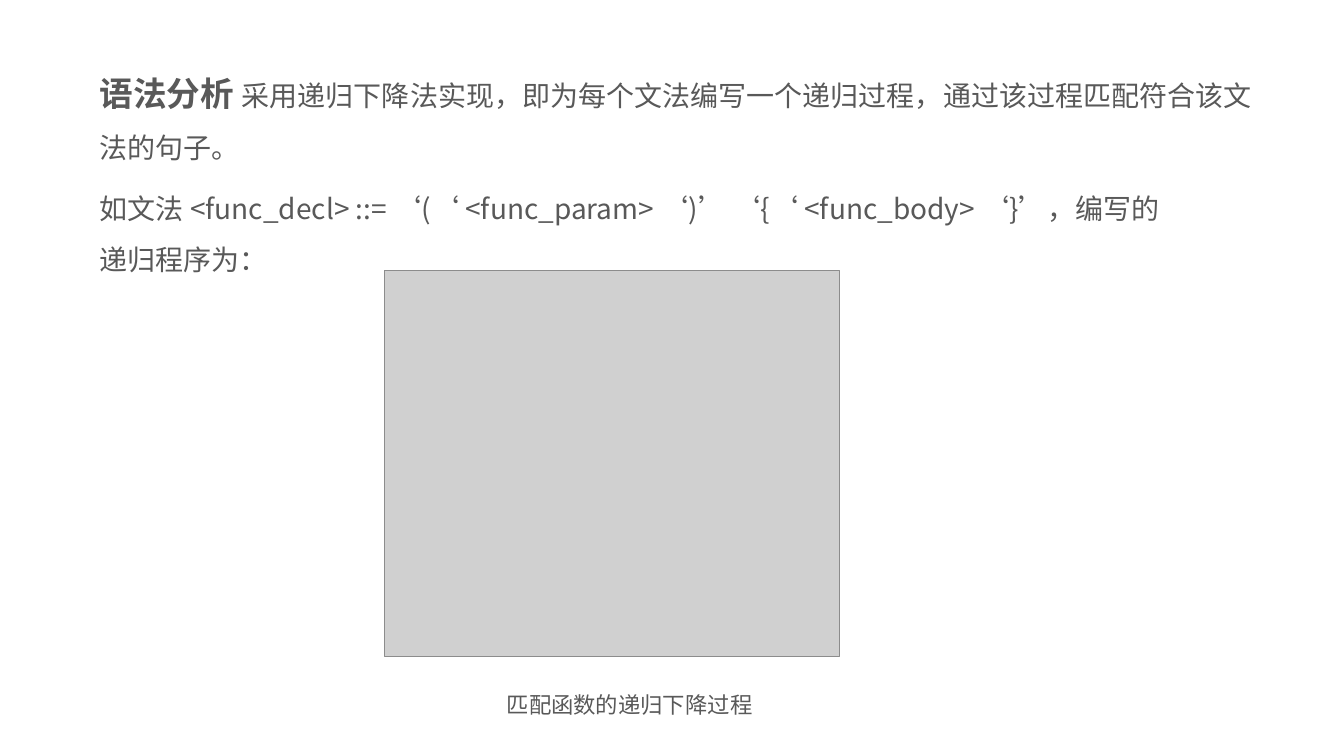
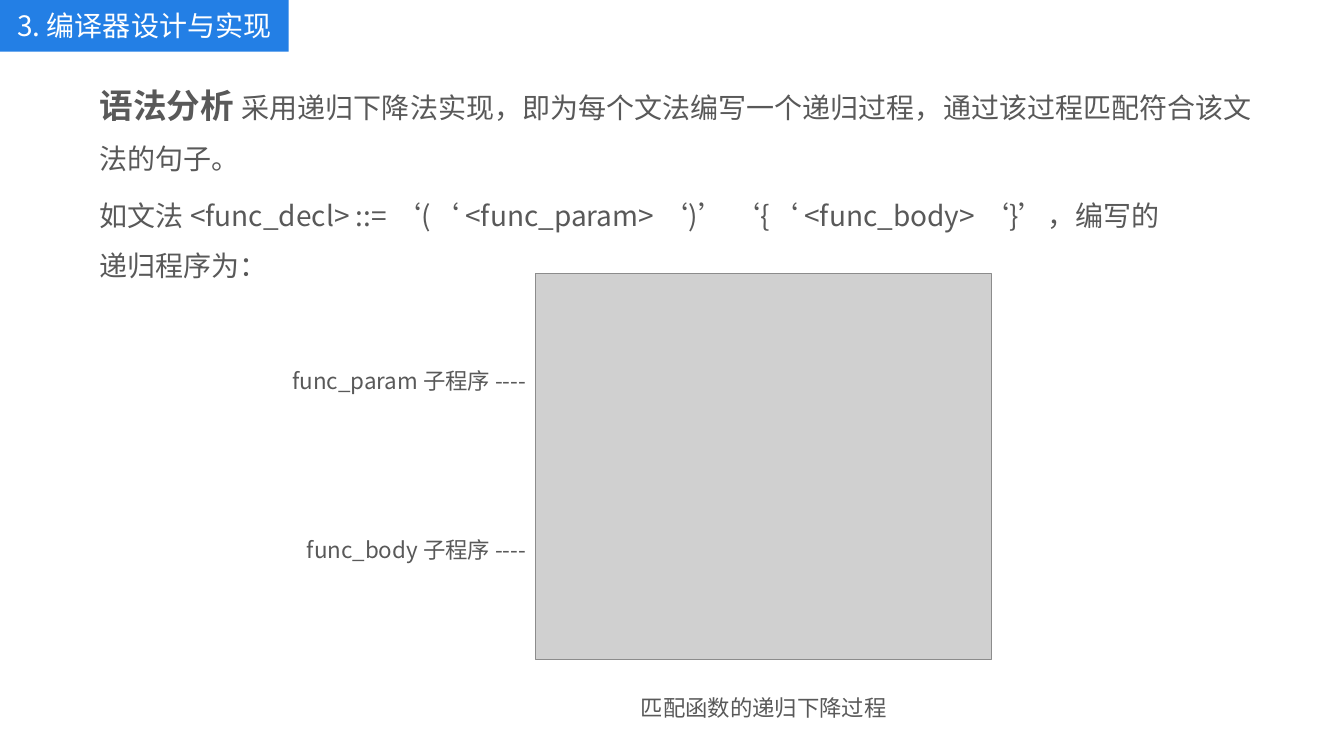
Before and after one commit to kkli28/cc, a slide deck: slide 16 of 论文相关/答辩ppt.pptx. Drawn at 1344x756 pixels with LibreOffice and Linux fonts; fonts in the diff are those of the drawing; grey boxes stand for pictures. Boxes give left, top, right and bottom in pixels: in the first picture for what was removed or moved away, otherwise in the second. Text is boxed around its words. In the diff, an @@ line names an element or a change of style, - is before the commit and + after.

```diff
--- a/论文相关/答辩ppt.pptx
+++ b/论文相关/答辩ppt.pptx
@@ rectangle added at box(0, 0, 288, 51), fill #237FE5, 20 pt, text #FFFFFF @@
+3. 编译器设计与实现
@@ text "语法分析 采用递归下降法实现，即为每个文法编写一个递归过程，通过该过程匹配符合该文法的句子。": place and size @@
-text "语法分析 采用递归下降法实现，即为每个文法编写一个递归过程，通过该过程匹配符合该文法的句子。" at box(100, 77, 1252, 161)
+text "语法分析 采用递归下降法实现，即为每个文法编写一个递归过程，通过该过程匹配符合该文法的句子。" at box(100, 89, 1252, 172)
@@ text "如文法 <func_decl> ::= ‘(‘ <func_param> ...": place and size @@
-text "如文法 <func_decl> ::= ‘(‘ <func_param> ..." at box(100, 195, 1159, 273)
+text "如文法 <func_decl> ::= ‘(‘ <func_param> ..." at box(100, 202, 1159, 279)
@@ picture: place and size @@
-picture at box(384, 270, 840, 656)
+picture at box(536, 274, 992, 660)
@@ text added at box(292, 370, 490, 394), 16 pt, text #595959 @@
+func_param 子程序 ----
@@ text added at box(307, 539, 490, 563), 16 pt, text #595959 @@
+func_body 子程序 ----
@@ text "匹配函数的递归下降过程": place and size @@
-text "匹配函数的递归下降过程" at box(507, 694, 753, 715)
+text "匹配函数的递归下降过程" at box(641, 697, 887, 718)
@@ text "匹配函数的递归下降过程" at box(641, 697, 887, 718): font Arial to Noto Sans CJK SC @@
```
Also in this commit, not shown: 17 other slides changed, 8 slides added, 1 slide removed, 1 other file.
